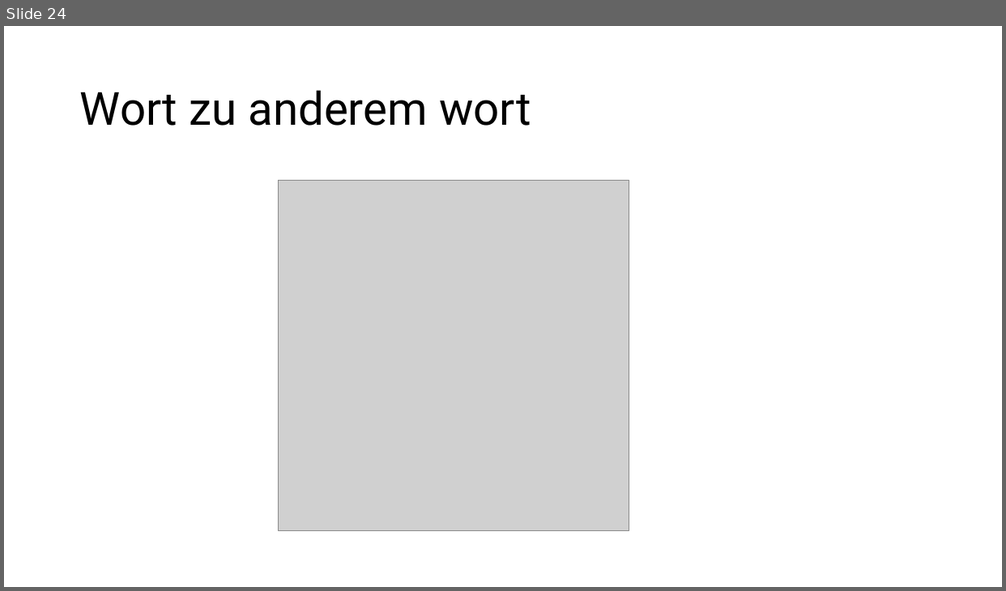
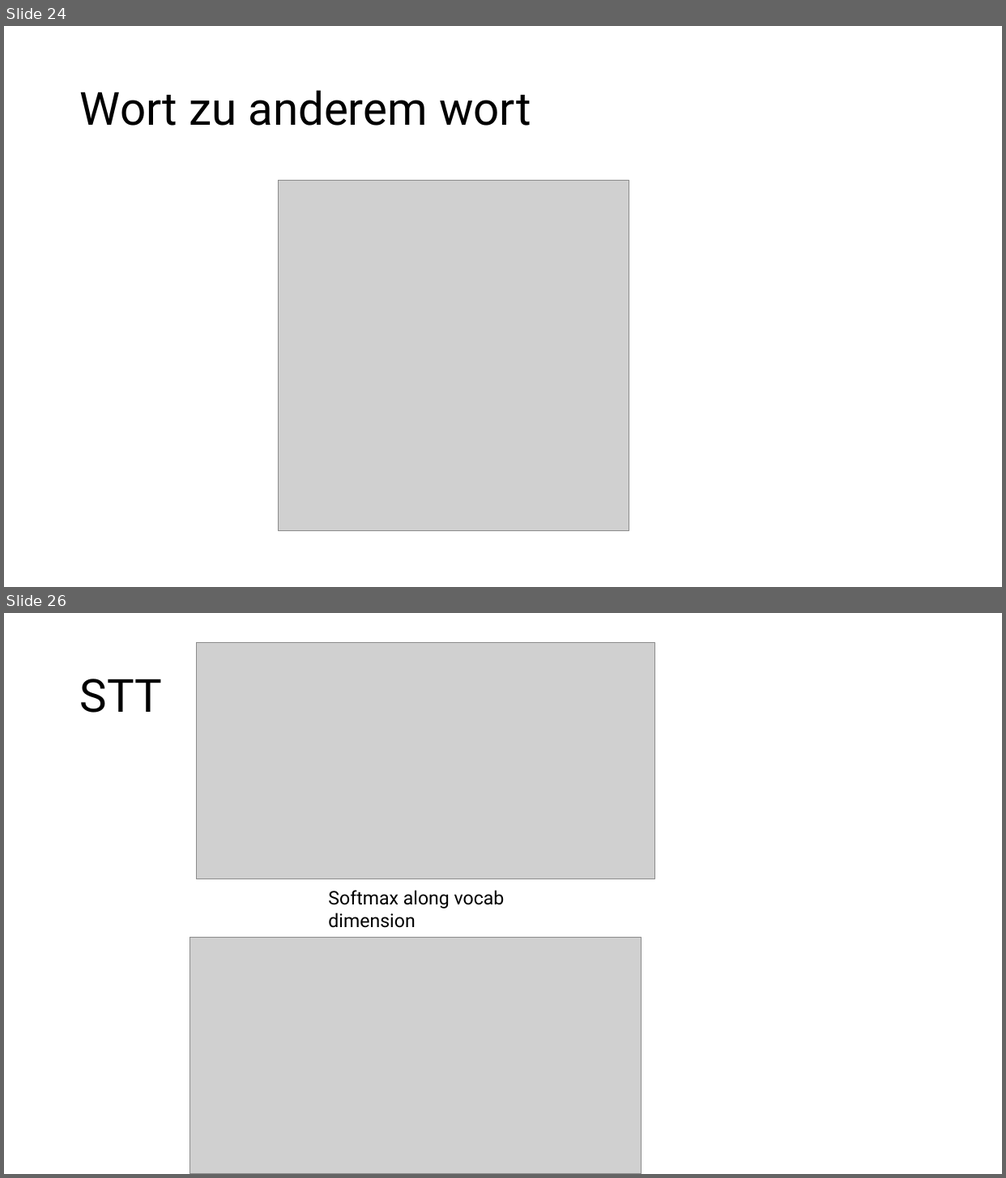
Before and after one commit to Steckdose007/Masterthesis, a slide deck: Interim report 2.pptx. Shown one above the other, each under a label of ours: slide 24 before the commit, slides 24 and 26 after it; the slides between them are not shown. The pictures are 1006x591 and 1006x1178 pixels, drawn with LibreOffice and Linux fonts; fonts in the diff are those of the drawing; grey boxes stand for pictures. Boxes give left, top, right and bottom in pixels: in the first picture for what was removed or moved away, otherwise in the second. Text is boxed around its words. In the diff, an @@ line names an element or a change of style, - is before the commit and + after.

```diff
--- a/Interim report 2.pptx
+++ b/Interim report 2.pptx
@@ slide 26 added at (x1=4, y1=613, x2=1002, y2=1174), background #FFFFFF @@
@@ picture added at (x1=197, y1=643, x2=655, y2=879) @@
@@ title added at (x1=80, y1=679, x2=162, y2=713), 44 pt, text #000000 @@
+STT
@@ text added at (x1=328, y1=890, x2=505, y2=928), 18 pt, text #000000 @@
+Softmax along vocab dimension
@@ picture added at (x1=189, y1=938, x2=641, y2=1174) @@
```
Also in this commit, not shown: 1 slide changed, 7 other slides added, 6 other files.
